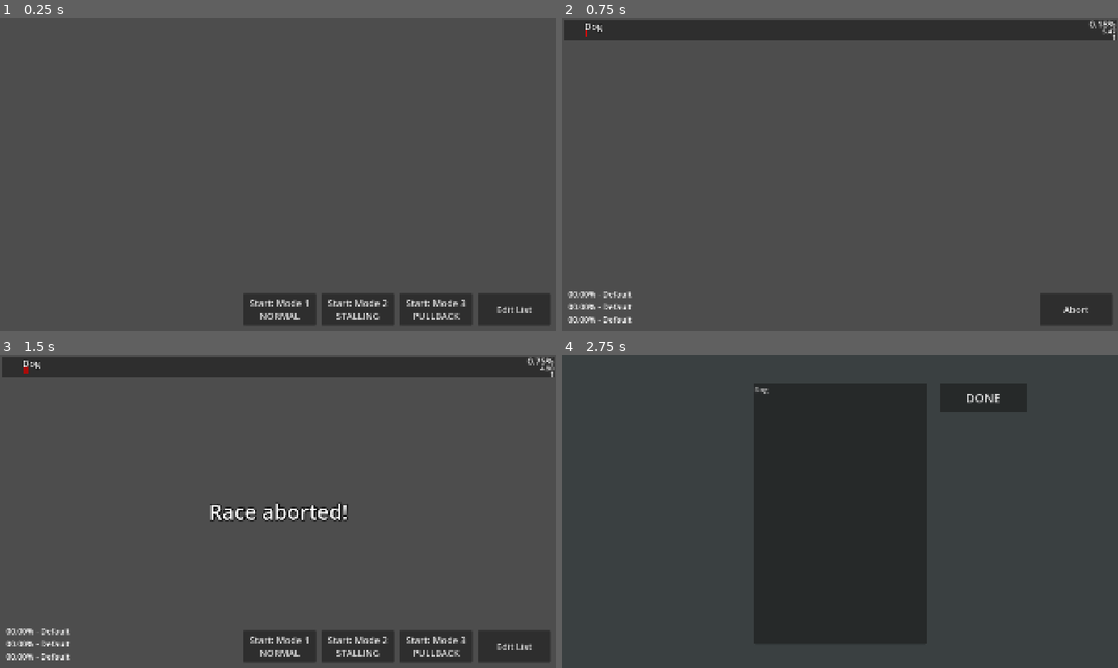
Above: before the commit, frames 1-4 (two rows, left to right).
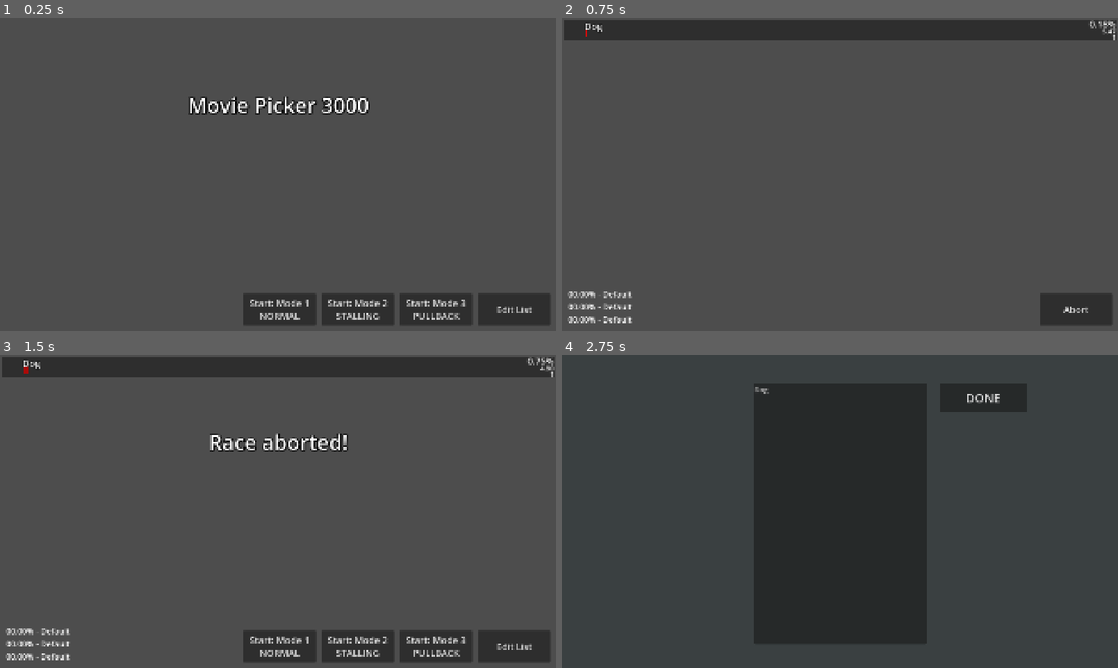
Above: after the commit, the same moments.

Repository: TheGoldenWombat/GoatPicker
Game: Godot game, scene res://main.tscn
Same seed, same stepped clock (60 frames per second), same inputs: the game is played once before the commit and once after it.
Inputs:
- Up to frame 1 (0.25 s): no input
- Up to frame 2 (0.75 s): click "Start: Mode 3 PULLBACK" at 0.5 s
- Up to frame 3 (1.5 s): click "Abort" at 1.25 s
- Up to frame 4 (2.75 s): click "Edit List" at 2 s

The runs differ from the first frame. In frame 1, 1.1% of the frame differs, in the area x 33-67%, y 25-31%; in frame 2, nothing differs; in frame 3, 1.7%, in the area x 37-63%, y 25-54%; in frame 4, nothing differs.
Error in both runs: Invalid assignment of property or key 'movie_title' with value of type 'Nil' on a base object of type 'Area2D (Racer)'. (res://racer_spawn.gd:80)

Commit message:
Refactored HUD variables to use exports and added title screen message

Diff:
--- a/hud.gd
+++ b/hud.gd
@@ -1,4 +1,19 @@
 extends CanvasLayer
+
+################################################################################
+# --------------------------------- VARIABLES -------------------------------- #
+################################################################################
+@export var center_message: Label
+@export var top_three_list: Label
+@export var mode_1_button: Button
+@export var mode_2_button: Button
+@export var mode_3_button: Button
+@export var abort_race: Button
+@export var edit_list_button: Button
+@export var list_editor: ListEditor
+
+const TITLE_MESSAGE: String = "Movie Picker 3000"
+
 
 ################################################################################
 # --------------------------------- PROCESSES -------------------------------- #
@@ -6,10 +21,11 @@
 
 # Called when the node enters the scene tree for the first time.
 func _ready() -> void:
-	$MovieAnnouncement.hide()
-	$AbortRaceButton.hide()
-	$TopThree.hide()
-	$ListEditor.hide()
+	#center_message.hide()
+	#abort_race.hide()
+	#top_three_list.hide()
+	#list_editor.hide()
+	initialize_main_menu()
 
 
 # Called every frame. 'delta' is the elapsed time since the previous frame.
@@ -23,30 +39,31 @@
 
 func initialize_main_menu():
 	show_main_menu_buttons()
-	$TopThree.hide()
-	$ListEditor.hide()
-	$AbortRaceButton.hide()
-	$MovieAnnouncement.hide()
+	top_three_list.hide()
+	list_editor.hide()
+	abort_race.hide()
+	center_message.text = TITLE_MESSAGE
+	center_message.show()
 	emit_signal("clear_racers")
 
 func start_race(mode: int = 1):
 	hide_main_menu_buttons()
-	$AbortRaceButton.show()
-	$MovieAnnouncement.hide()
-	$TopThree.show()
+	abort_race.show()
+	center_message.hide()
+	top_three_list.show()
 	emit_signal("race_start", mode)
 
 func hide_main_menu_buttons():
-	$StartMode1Button.hide()
-	$StartMode2Button.hide()
-	$StartMode3Button.hide()
-	$EditListButton.hide()
+	mode_1_button.hide()
+	mode_2_button.hide()
+	mode_3_button.hide()
+	edit_list_button.hide()
 
 func show_main_menu_buttons():
-	$StartMode1Button.show()
-	$StartMode2Button.show()
-	$StartMode3Button.show()
-	$EditListButton.show()
+	mode_1_button.show()
+	mode_2_button.show()
+	mode_3_button.show()
+	edit_list_button.show()
 
 
 ################################################################################
@@ -57,11 +74,11 @@
 signal clear_racers
 
 func _on_racer_spawn_race_over(movie_title) -> void:
-	$MovieAnnouncement.text = "The winner is: \n" + movie_title
-	$MovieAnnouncement.show()
-	$AbortRaceButton.hide()
+	center_message.text = "The winner is: \n" + movie_title
+	center_message.show()
+	abort_race.hide()
 	show_main_menu_buttons()
-	$TopThree.show()
+	top_three_list.show()
 
 func _on_racer_spawn_top_three(top_three) -> void:
 	var first_progress = str(clamp(top_three[0][0],0.00,100.00)).pad_decimals(2) + "%"
@@ -70,13 +87,13 @@
 	var second_title = top_three[1][1]
 	var third_progress = str(clamp(top_three[2][0],0.00,100.00)).pad_decimals(2) + "%"
 	var third_title = top_three[2][1]
-	$TopThree.text = first_progress + " - " + first_title + "\n" + \
+	top_three_list.text = first_progress + " - " + first_title + "\n" + \
 					  second_progress + " - " + second_title + "\n" + \
 					  third_progress + " - " + third_title
 
 
 func _on_edit_list_button_pressed() -> void:
-	$ListEditor.show()
+	list_editor.show()
 
 
 func _on_start_mode_1_button_pressed() -> void:
@@ -93,11 +110,11 @@
 
 func _on_abort_race_button_pressed() -> void:
 	get_tree().call_group("racers", "end_race")
-	$MovieAnnouncement.text = "Race aborted!"
-	$MovieAnnouncement.show()
-	$AbortRaceButton.hide()
+	center_message.text = "Race aborted!"
+	center_message.show()
+	abort_race.hide()
 	show_main_menu_buttons()
-	$TopThree.show()
+	top_three_list.show()
 
 
 func _on_list_editor_close_editor() -> void:
--- a/hud.tscn
+++ b/hud.tscn
@@ -21,21 +21,34 @@
 [sub_resource type="Shortcut" id="Shortcut_rftc2"]
 events = [SubResource("InputEventAction_1xsix")]
 
-[node name="HUD" type="CanvasLayer"]
+[node name="HUD" type="CanvasLayer" node_paths=PackedStringArray("center_message", "top_three_list", "mode_1_button", "mode_2_button", "mode_3_button", "abort_race", "edit_list_button", "list_editor")]
 script = ExtResource("1_37p78")
+center_message = NodePath("CenterMessage")
+top_three_list = NodePath("TopThree")
+mode_1_button = NodePath("StartMode1Button")
+mode_2_button = NodePath("StartMode2Button")
+mode_3_button = NodePath("StartMode3Button")
+abort_race = NodePath("AbortRaceButton")
+edit_list_button = NodePath("EditListButton")
+list_editor = NodePath("ListEditor")
 
-[node name="MovieAnnouncement" type="Label" parent="."]
-anchors_preset = 15
-anchor_right = 1.0
-anchor_bottom = 1.0
+[node name="CenterMessage" type="Label" parent="."]
+anchors_preset = 8
+anchor_left = 0.5
+anchor_top = 0.5
+anchor_right = 0.5
+anchor_bottom = 0.5
+offset_left = -868.0
+offset_top = -340.0
+offset_right = 868.0
+offset_bottom = -139.0
 grow_horizontal = 2
 grow_vertical = 2
 theme_override_colors/font_shadow_color = Color(0, 0, 0, 1)
 theme_override_constants/outline_size = 0
 theme_override_constants/shadow_outline_size = 15
 theme_override_font_sizes/font_size = 72
-text = "Tonight's Movie is:
-Talladega Nights: The Ballad of Ricky Bobby (2006)"
+text = "Movie Picker 3000"
 horizontal_alignment = 1
 vertical_alignment = 1
 
--- a/list_editor.gd
+++ b/list_editor.gd
@@ -1,3 +1,4 @@
+class_name ListEditor
 extends CanvasLayer
 
 ################################################################################
